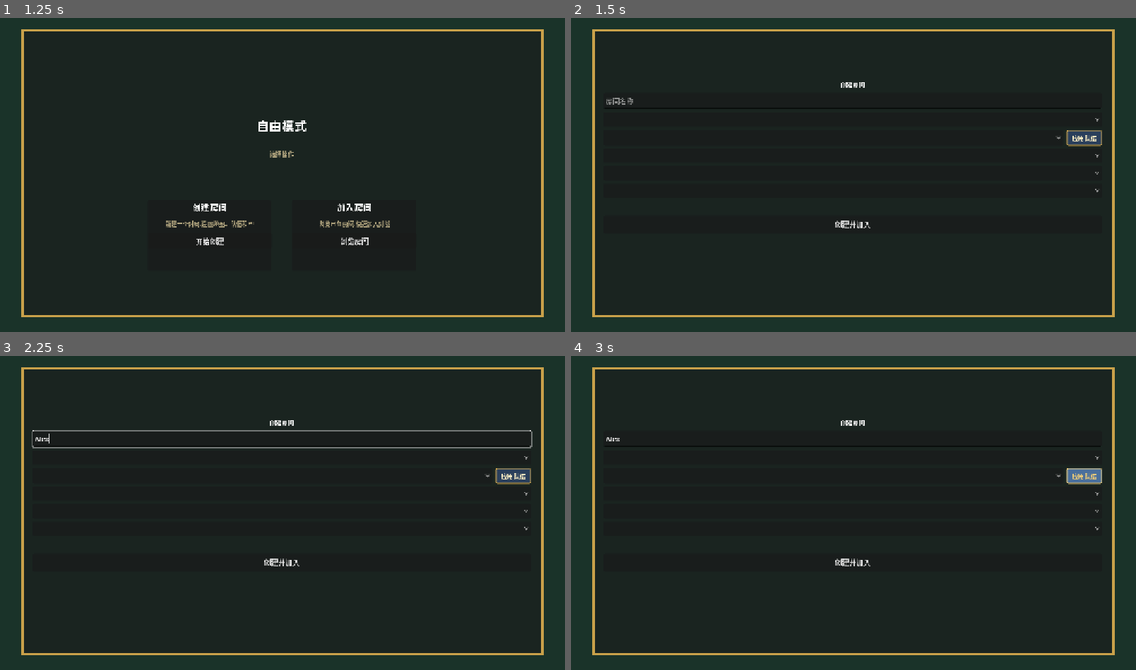
Above: before the commit, frames 1-4 (two rows, left to right).
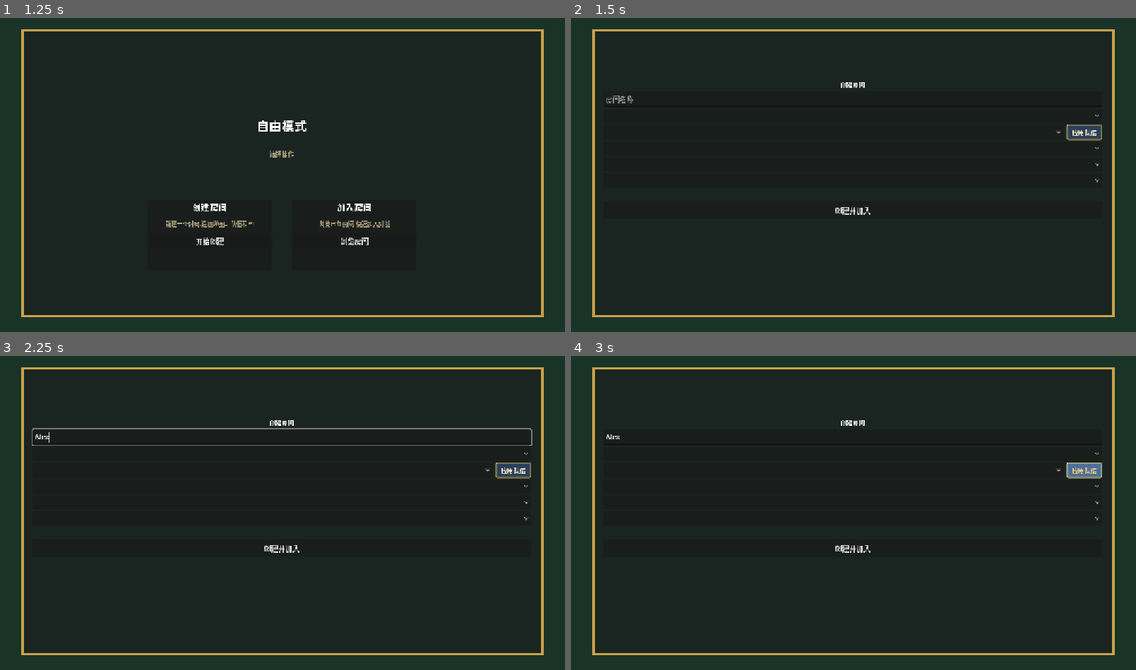
Above: after the commit, the same moments.

Repository: iris0heartmade/battleblitz
Game: Godot game, scene res://scenes/main.tscn
Two runs of this game, one before a commit and one after it. Both use one fixed random seed, a clock stepped at 60 frames per second and the inputs below.
Inputs (mouse positions are in pixels of both pictures, inside the frame that each line leads up to):
- Up to frame 1 (1.25 s): click "自由对局 (人机)" at 0.5 s
- Up to frame 2 (1.5 s): click "开始创建" at 1.25 s
- Up to frame 3 (2.25 s): click (282, 437) at 2.02 s; type "Alex" at 2.1 s
- Up to frame 4 (3 s): click "应用队伍" at 2.75 s

Frame 1 is identical in both runs. In frame 2, 0.7% of the frame differs, in the area x 6-94%, y 24-67%; in frame 3, 2.0%, in the area x 5-95%, y 22-67%; in frame 4, 0.6%.

Commit message:
fix: 第三层 UI 仍在溢出 → 压缩布局到 632 < LobbyFrame 648
viewport 720,LobbyFrame y=36-684,高 648
旧布局 BottomBar 632-672 超出 24px → 右下角被截断

新布局(LobbyFrame 内坐标,总 632,留 16px 边距):
  TopBar:       0-44
  InfoBar:      48-72
  LobbyList:    80-176
  DualCol:      184-504 (装 8 个控件,320px)
  AiConfigRow:  512-544
  AiActionRow:  552-584
  BottomBar:    592-632 (40px 返回主菜单)

RightCol separation 8→4 节省 28px,8 控件总高约 314px,装入 320px DualCol 还有 6px 缓冲。

Diff:
--- a/godot-client/scenes/main.tscn
+++ b/godot-client/scenes/main.tscn
@@ -623,7 +623,7 @@
 
 [node name="RightCol" type="VBoxContainer" parent="Lobby/LobbyFrame/LobbyDualCol"]
 size_flags_horizontal = 3
-theme_override_constants/separation = 8
+theme_override_constants/separation = 4
 
 [node name="RightHeader" type="Label" parent="Lobby/LobbyFrame/LobbyDualCol/RightCol"]
 text = "创建房间"
--- a/godot-client/scripts/main.gd
+++ b/godot-client/scripts/main.gd
@@ -3288,42 +3288,43 @@
 
 # 房主控制台专用: 动态调整 in_room 视图下各元素的 anchor
 # 让 TopBar / InfoBar / LobbyList / DualCol / AI 配置 / BottomBar
-# 全部 fit 进 LobbyFrame(避免 UI 溢出 viewport)
+# 全部 fit 进 LobbyFrame(避免 UI 溢出 viewport 720)
 #
-# 布局(LobbyFrame 内部坐标):
-#   TopBar:       0-70    (标题)
-#   InfoBar:      76-100  (Game # + 玩家数)
-#   LobbyList:    110-260 (玩家列表,150px)
-#   DualCol:      270-540 (RightCol 装 6 项配置 + 启动按钮, 270px)
-#   AiConfigRow:  550-582 (AI 类型+性格+难度, 32px)
-#   AiActionRow:  590-622 (添加 AI + 选 AI + 移除, 32px)
-#   BottomBar:    632-672 (返回主菜单, 40px,接近 LobbyFrame 底)
+# viewport 720,LobbyFrame anchor_top=0.05 / anchor_bottom=0.95 → y=36-684,高 648
+# 布局(LobbyFrame 内部坐标,0-648):
+#   TopBar:       0-44     (标题,44px 紧凑)
+#   InfoBar:      48-72    (Game # + 玩家数,24px)
+#   LobbyList:    80-176   (玩家列表,96px)
+#   DualCol:      184-504  (RightCol 装 6 项 + 启动按钮,320px)
+#   AiConfigRow:  512-544  (AI 类型+性格+难度,32px)
+#   AiActionRow:  552-584  (添加 AI + 选 AI + 移除,32px)
+#   BottomBar:    592-632  (返回主菜单,40px) → 总 632,LobbyFrame 648 内,留 16px 边距
 func _layout_lobby_in_room() -> void:
 	if lobby_view == null:
 		return
 	var lobby_list: Control = lobby_view.get_node_or_null("LobbyFrame/LobbyList") as Control
 	if lobby_list != null:
-		lobby_list.offset_top = 110.0
-		lobby_list.offset_bottom = 260.0
+		lobby_list.offset_top = 80.0
+		lobby_list.offset_bottom = 176.0
 	var dual_col: Control = lobby_view.get_node_or_null("LobbyFrame/LobbyDualCol") as Control
 	if dual_col != null:
-		dual_col.offset_top = 270.0
-		dual_col.offset_bottom = 540.0
+		dual_col.offset_top = 184.0
+		dual_col.offset_bottom = 504.0
 	var ai_cfg: Control = lobby_view.get_node_or_null("LobbyFrame/AiConfigRow") as Control
 	if ai_cfg != null:
-		ai_cfg.offset_top = 550.0
-		ai_cfg.offset_bottom = 582.0
+		ai_cfg.offset_top = 512.0
+		ai_cfg.offset_bottom = 544.0
 	var ai_act: Control = lobby_view.get_node_or_null("LobbyFrame/AiActionRow") as Control
 	if ai_act != null:
-		ai_act.offset_top = 590.0
-		ai_act.offset_bottom = 622.0
-	# BottomBar 改成绝对位置(原 anchor 1.0/1.0 → 顶部往上挪,避免跟 AiActionRow 重叠)
+		ai_act.offset_top = 552.0
+		ai_act.offset_bottom = 584.0
+	# BottomBar 改成绝对位置(原 anchor 1.0/1.0 → 顶部往上挪,避免溢出 LobbyFrame 648)
 	var bb: Control = lobby_view.get_node_or_null("LobbyFrame/BottomBar") as Control
 	if bb != null:
 		bb.anchor_top = 0.0
 		bb.anchor_bottom = 0.0
-		bb.offset_top = 632.0
-		bb.offset_bottom = 672.0
+		bb.offset_top = 592.0
+		bb.offset_bottom = 632.0
 
 
 # 还原 LobbyFrame 各元素到 tscn 默认 anchor(切回非 in_room 模式时调用)
